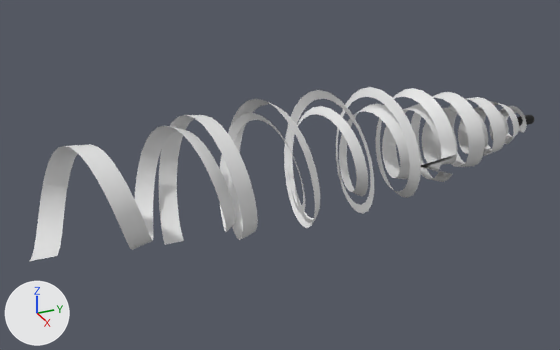
Before and after pictures for a commit that changed the FBX model Assets/Models/Bullet/Bullet.fbx.
Both versions are drawn from a 50 mm camera at (6.84, -6.41, 3.3) aimed at (-0.07, -3.3, -0.15). The lights are fixed; the arrows at lower left show +X, +Y and +Z. The picture after the commit comes second. Where no turn or scale is listed for an object, it has been applied to the vertices.

In view in the first picture: 'Bullet'.
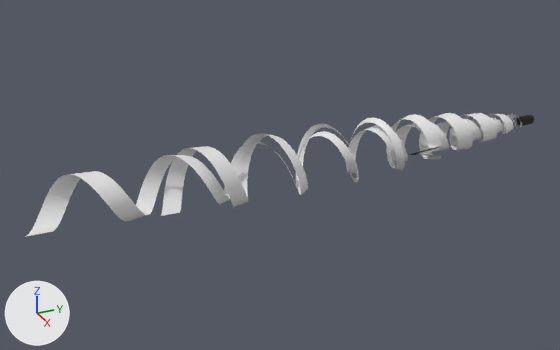
Commit message: Update Bullet

Diff of the bpy script that builds the scene:
```diff
--- a/Assets/Models/Bullet/Bullet.fbx.py
+++ b/Assets/Models/Bullet/Bullet.fbx.py
@@ me_sphere @@
 # used by ob_bullet; location = (0.0, 0.0, 0.0)
-me_sphere.from_pydata(...)  # 1176 vertices, 731 faces; spans x -0.72..0.72, y -5.97..0.04, z -0.72..0.73
+me_sphere.from_pydata(...)  # 1176 vertices, 731 faces; spans x -0.36..0.36, y -5.97..0.04, z -0.36..0.36
+# me_sphere part 1: the loose piece of 887 vertices spanning x -0.72..0.72, y -5.97..-0.12, z -0.72..0.73 is scaled about its middle by (0.5, 1, 0.5)
 me_sphere.materials.append(mat_bullet)
```

Location of each change, (x1, y1, x2, y2) in pixels of the pictures (560 x 350 px; the box of a moved part takes in the faces that stretch with it):
'Bullet', reshaped (29% shorter): before (30, 87, 535, 261); after (25, 113, 535, 237)
part 1 of me_sphere, moved or reshaped: before (30, 87, 527, 261); after (25, 113, 522, 237)
